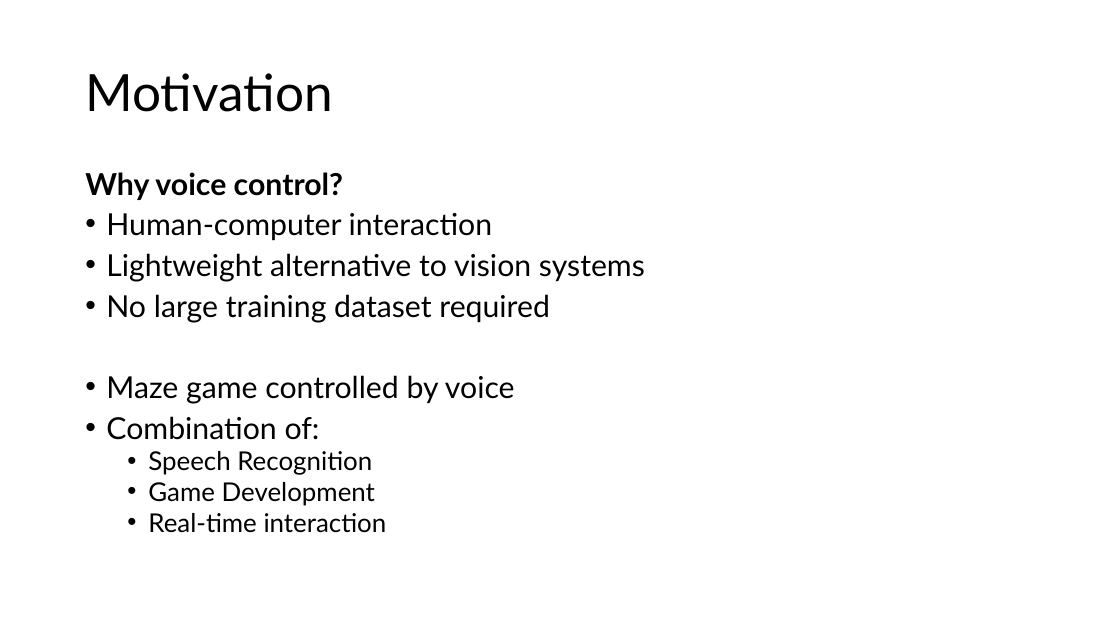
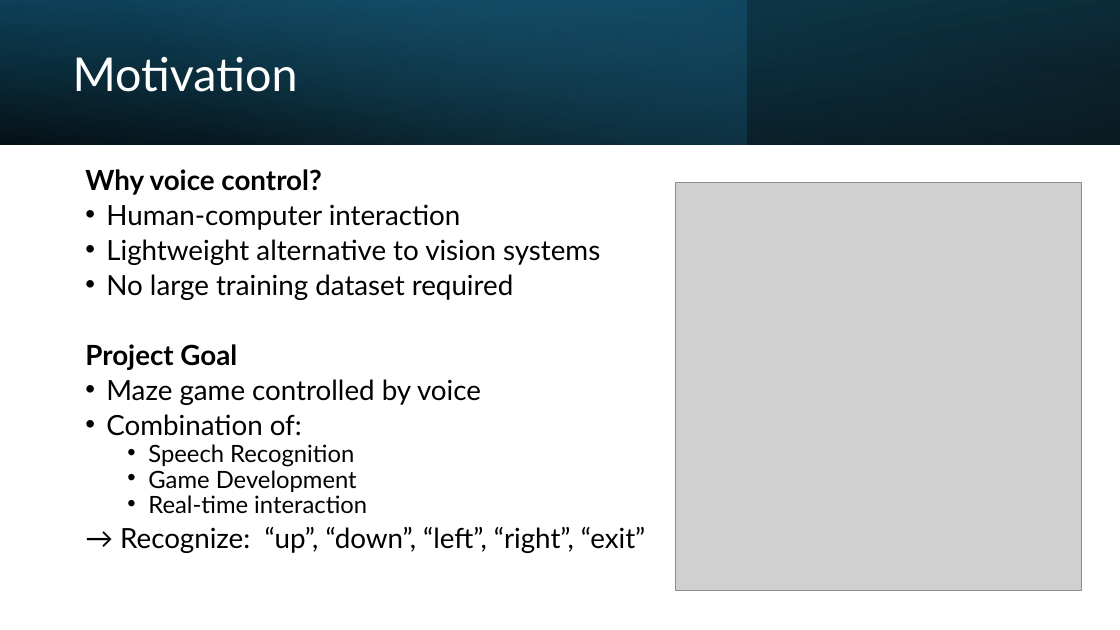
Before and after one commit to K1-mbf/Scibio_final_project, a slide deck: slide 3 of presentation.pptx. Drawn at 1120x630 pixels with LibreOffice and Linux fonts; fonts in the diff are those of the drawing; grey boxes stand for pictures. Boxes give left, top, right and bottom in pixels: in the first picture for what was removed or moved away, otherwise in the second. Text is boxed around its words. In the diff, an @@ line names an element or a change of style, - is before the commit and + after.

Commit message:
Update presentation

```diff
--- a/presentation.pptx
+++ b/presentation.pptx
@@ rectangle added at <box>0,0,1120,145</box>, fill gradient #000000 to #104862 @@
@@ rectangle added at <box>0,0,747,145</box>, fill gradient #156082 to #46B1E1 @@
@@ rectangle added at <box>0,0,1120,145</box>, fill gradient #000000 to #156082 @@
@@ title "Motivation": place and size @@
-title "Motivation" at <box>85,73,333,112</box>
+title "Motivation" at <box>73,57,298,92</box>
@@ title "Motivation" at <box>73,57,298,92</box>: size 44 to 40 pt, text colour #000000 to #FFFFFF @@
@@ text at <box>85,169,600,514</box>: size 25.9 to 23.8 pt in "Why voice control?", "Human-computer interaction", "Lightweight alternative to vision systems", "No large training dataset required" and 2 more places; size 22.2 to 20.4 pt in "Speech Recognition", "Game Development", "Real-time interaction"; line spacing 0.8 to 0.7 @@
@@ picture added at <box>676,182,1081,591</box> @@
@@ text at <box>85,344,237,370</box>: paragraph added @@
+Project Goal
@@ text at <box>120,527,645,553</box>: paragraph added @@
+→ Recognize: “up”, “down”, “left”, “right”, “exit”
```
Also in this commit, not shown: 4 other slides changed, 5 slides added, 2 slides removed.
